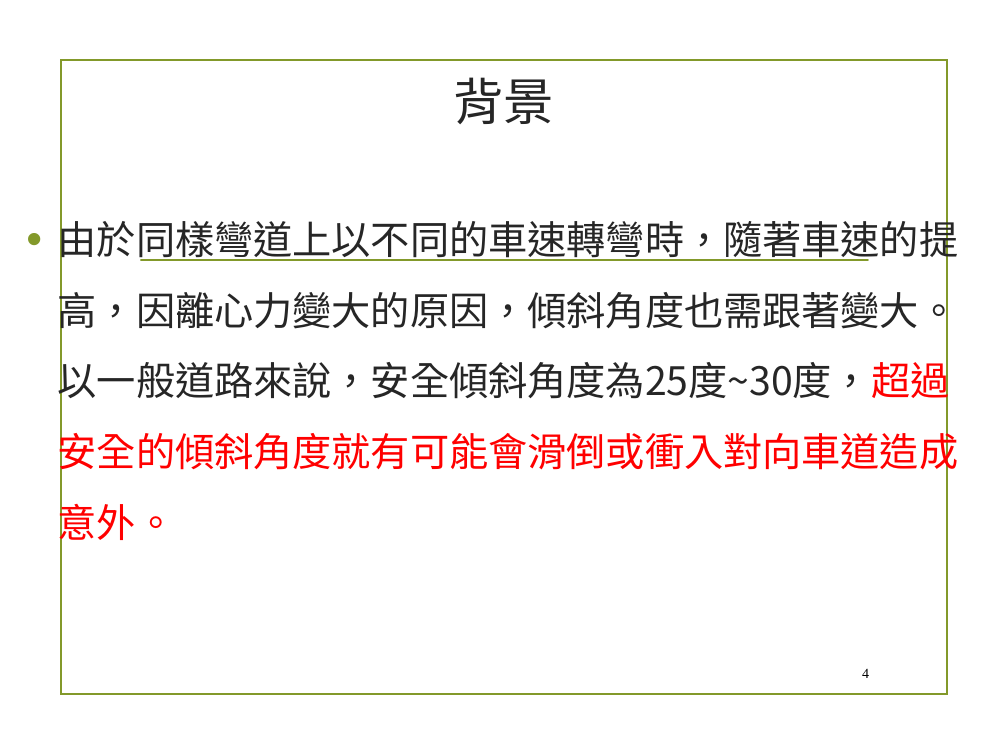
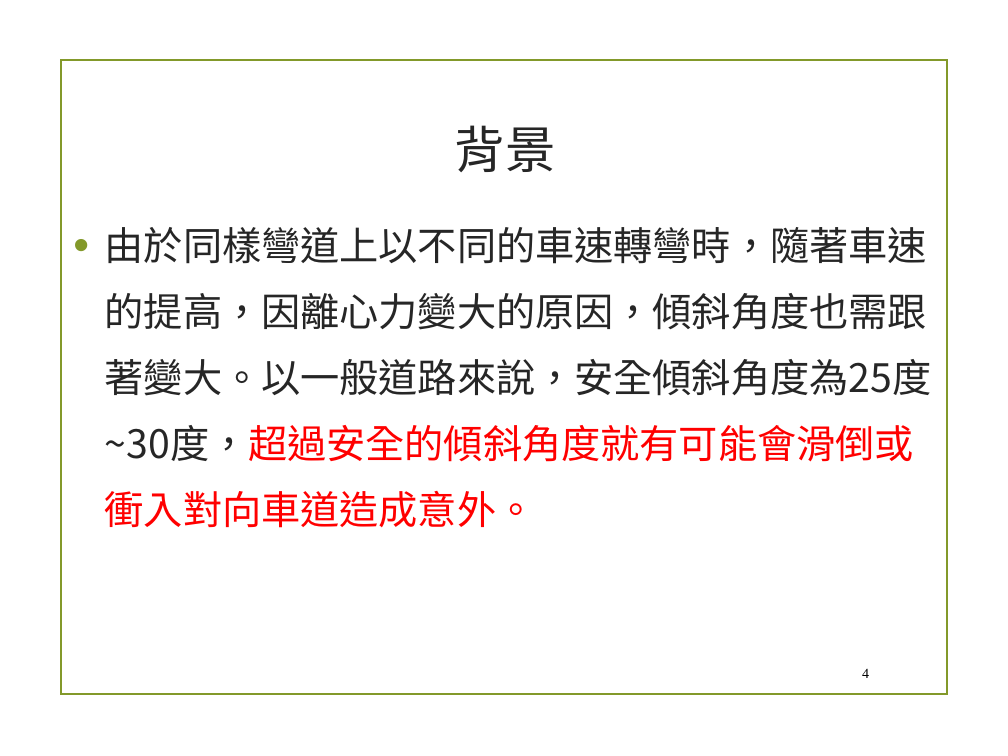
Before and after one commit to chandlerkuo/sharepee, a slide deck: slide 4 of 陀螺儀機車警示裝置.pptx. Drawn at 1008x756 pixels with LibreOffice and Linux fonts; fonts in the diff are those of the drawing; background and template pictures are left out. Boxes give left, top, right and bottom in pixels: in the first picture for what was removed or moved away, otherwise in the second. Text is boxed around its words. In the diff, an @@ line names an element or a change of style, - is before the commit and + after.

```diff
--- a/陀螺儀機車警示裝置.pptx
+++ b/陀螺儀機車警示裝置.pptx
@@ title "背景": place and size @@
-title "背景" at (454,77,555,124)
+title "背景" at (455,125,556,172)
@@ text "由於同樣彎道上以不同的車速轉彎時，隨著車速的提高，因離心力變大的原因，傾斜角度也需跟著變大。以一般道路來說，安全傾斜角度 ...": place and size @@
-text "由於同樣彎道上以不同的車速轉彎時，隨著車速的提高，因離心力變大的原因，傾斜角度也需跟著變大。以一般道路來說，安全傾斜角度 ..." at (58,214,958,548)
+text "由於同樣彎道上以不同的車速轉彎時，隨著車速的提高，因離心力變大的原因，傾斜角度也需跟著變大。以一般道路來說，安全傾斜角度 ..." at (105,227,931,528)
@@ text "由於同樣彎道上以不同的車速轉彎時，隨著車速的提高，因離心力變大的原因，傾斜角度也需跟著變大。以一般道路來說，安全傾斜角度 ..." at (105,227,931,528): line spacing 1.5 to 1.4 @@
@@ line removed from (141, 260) to (868, 260) @@
```
Also in this commit, not shown: 9 other slides changed, 1 slide added, 2 slides removed.
